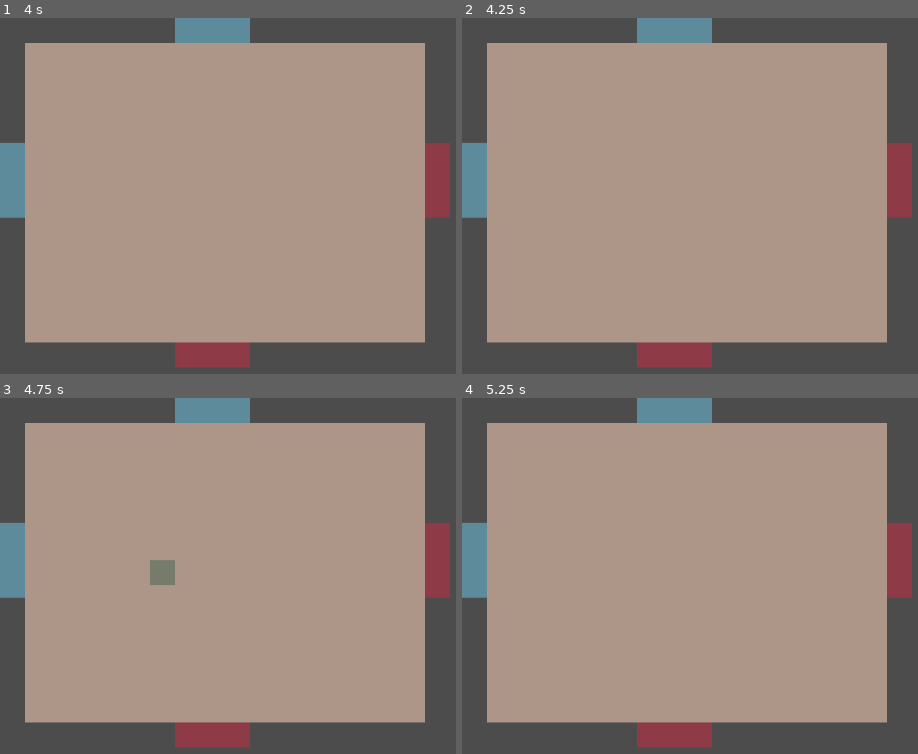
Above: before the commit, frames 1-4 (two rows, left to right).
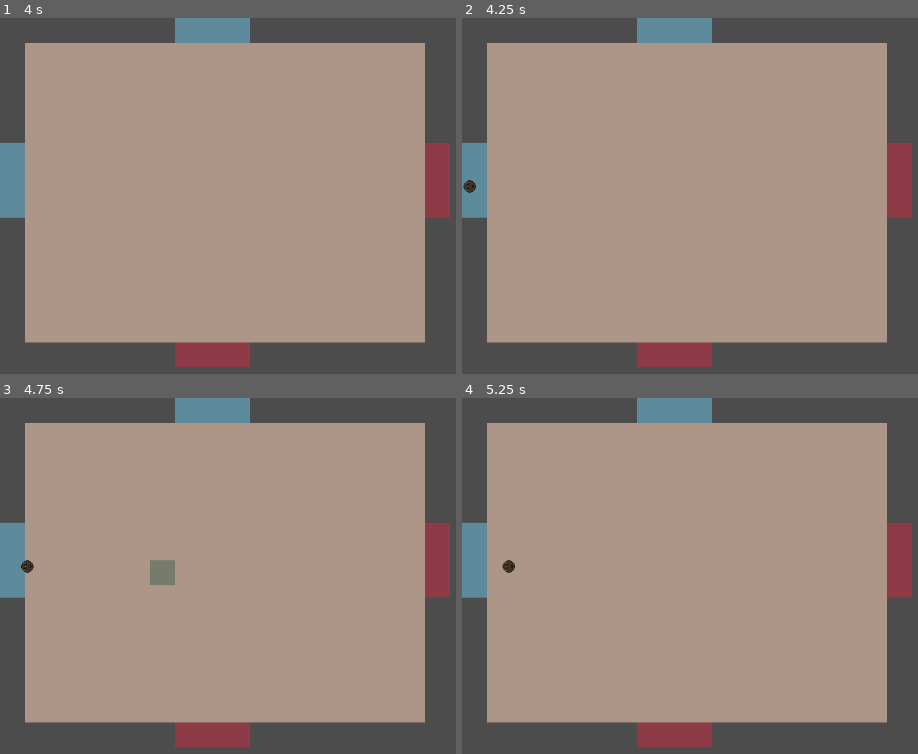
Above: after the commit, the same moments.

Repository: nolenroyalty/ReShape-TD
Game: Godot game, scene res://battlefield/Battlefield.tscn
The game is run twice, just before and just after one commit, with the same random seed, the same clock (stepped at 60 frames per second) and the same inputs. The project has no main scene, so this scene is started directly.
Inputs (mouse positions are in pixels of both pictures, inside the frame that each line leads up to):
- Up to frame 1 (4 s): tap Enter at 0.5, 2, 3.5 s; move the mouse to (223, 192) at 0.52 s; tap Space at 1.25, 2.75 s; move the mouse to (241, 274) at 1.27 s; move the mouse to (outside the picture) at 2.02 s; move the mouse to (360, 345) at 2.77 s; move the mouse to (outside the picture) at 3.52 s
- Up to frame 2 (4.25 s): tap Z (DEBUG_SPAWN, bound only after the commit) at 4.15 s
- Up to frame 3 (4.75 s): move the mouse to (159, 561) at 4.27 s
- Up to frame 4 (5.25 s): move the mouse to (899, 632) at 5.02 s

Frame 1 is identical in both runs. In frame 2, less than 0.1% of the frame differs, in the area x 0-4%, y 45-50%; in frame 3, less than 0.1%; in frame 4, less than 0.1%, in the area x 8-12%, y 45-50%.

Commit message:
basic creep movement

Diff:
--- a/battlefield/Battlefield.gd
+++ b/battlefield/Battlefield.gd
@@ -4,7 +4,10 @@
 onready var buildable = $BuildableGrid
 onready var grid = $PathingGrid
 
+var Creep = preload("res://creeps/CreepGeneric.tscn")
+
 var current_build_location = null
+var rng : RandomNumberGenerator = RandomNumberGenerator.new()
 
 # func can_currently_build(pos):
 # 	var relevant_positions = []
@@ -29,15 +32,40 @@
 		var offset = U.snap_to_grid(child.position)
 		assert(offset == child.position, "CHILD NOT ON GRID: %s" % [child])
 
+		var pp = len(child.pathable_points()) < 50
+		if pp: print(child)
 		for point in child.pathable_points():
 			point += offset
+			if pp: print(point)
 			all_points.append(point)
 
 	grid.init(all_points)
 
+func spawn_creep():
+	var i = rng.randi_range(0, 1)
+	var vertical = i == 0
+	var start
+	var end
+
+	if vertical:
+		start = $SpawnTop.get_random_point()
+		end = $DestBot.get_random_point()
+	else:
+		start = $SpawnLeft.get_random_point()
+		end = $DestRight.get_random_point()
+
+	var creep = Creep.instance()
+	creep.position = U.center(start)
+	creep.init(end)
+	add_child(creep)
+
+func _process(_delta):
+	if Input.is_action_just_pressed("DEBUG_SPAWN"):
+		spawn_creep()
 
 func _ready():
 	buildable.connect("mouse_buildable_grid_position", self, "move_building_indicator")
 	buildable.connect("mouse_left_buildable_grid", self, "hide_building_indicator")
 	init_pathing_grid()
 	U.GRID = grid
+	rng.randomize()
--- a/battlefield/Battlefield.tscn
+++ b/battlefield/Battlefield.tscn
@@ -9,6 +9,8 @@
 [ext_resource path="res://battlefield/BuildingIndicator.tscn" type="PackedScene" id=7]
 [ext_resource path="res://battlefield/BattlefieldBounds.gd" type="Script" id=8]
 [ext_resource path="res://battlefield/PathingGrid.tscn" type="PackedScene" id=9]
+[ext_resource path="res://battlefield/DestRight.gd" type="Script" id=10]
+[ext_resource path="res://battlefield/DestBot.gd" type="Script" id=11]
 
 [sub_resource type="RectangleShape2D" id=1]
 extents = Vector2( 288, 224 )
@@ -27,9 +29,11 @@
 
 [node name="DestRight" parent="." instance=ExtResource( 5 )]
 position = Vector2( 544, 160 )
+script = ExtResource( 10 )
 
 [node name="DestBot" parent="." instance=ExtResource( 6 )]
 position = Vector2( 224, 416 )
+script = ExtResource( 11 )
 
 [node name="BuildingIndicator" parent="." instance=ExtResource( 7 )]
 position = Vector2( 64, 64 )
--- a/battlefield/CreepArea.gd
+++ b/battlefield/CreepArea.gd
@@ -16,10 +16,14 @@
 func get_random_point():
 	var x = rng.randi_range(0, WIDTH - 1)
 	var y = rng.randi_range(0, HEIGHT - 1)
-	return U.v(x, y) * C.CELL_SIZE
+	return U.v(x, y) * C.CELL_SIZE + U.snap_to_grid(position)
 
 func _ready():
 	# Not sure if this is inherited otherwise
 	add_to_group("pathable")
 	rng = RandomNumberGenerator.new()
 	rng.randomize()
+
+func _on_Bounds_area_entered(area:Area2D):
+	print("Creep entered! %s <- %s" % [self, area.get_parent()])
+	area.get_parent().notify_reached_destination()
--- a/battlefield/CreepDestination.tscn
+++ b/battlefield/CreepDestination.tscn
@@ -15,9 +15,12 @@
 
 [node name="Bounds" type="Area2D" parent="." index="1"]
 collision_layer = 16
-collision_mask = 0
+collision_mask = 2
 input_pickable = false
 
 [node name="CollisionShape2D" type="CollisionShape2D" parent="Bounds" index="0"]
 position = Vector2( 192, 16 )
 shape = SubResource( 1 )
+
+[connection signal="area_entered" from="Bounds" to="." method="_on_Bounds_area_entered"]
+[connection signal="body_entered" from="Bounds" to="." method="_on_Bounds_body_entered"]
--- /dev/null
+++ b/battlefield/DestBot.gd
@@ -0,0 +1,5 @@
+extends CreepArea
+
+func _ready():
+	WIDTH = 6
+	HEIGHT = 2
--- /dev/null
+++ b/battlefield/DestRight.gd
@@ -0,0 +1,5 @@
+extends CreepArea
+
+func _ready():
+	WIDTH = 2
+	HEIGHT = 6
--- a/battlefield/PathingGrid.gd
+++ b/battlefield/PathingGrid.gd
@@ -23,6 +23,7 @@
 func compute_path(start, end):
 	# It might be nice to add some memoization here, partially for efficiency (maybe) but also
 	# so that everyone takes the same path when it's ambiguous.
+	print("%s -> %s" % [start, end])
 	return astar.get_point_path(_id_of_point(start), _id_of_point(end))
 
 func disable_points(points):
--- a/creeps/CreepGeneric.gd
+++ b/creeps/CreepGeneric.gd
@@ -2,6 +2,7 @@
 
 signal blocked
 signal died
+signal reached_destination
 
 enum S { SPAWNED, MOVING, BLOCKED, AT_DESTINATION, DYING }
 
@@ -23,8 +24,8 @@
 func determine_new_path():
 	var my_position = U.snap_to_grid(position)
 	var points = U.GRID.compute_path(my_position, destination)
-	if points[0] == my_position:
-		points.pop_front()
+	if points and points[0] == my_position:
+		points.remove(0)
 
 	var new_path = []
 	for point in points:
@@ -47,7 +48,7 @@
 func update_rotation(target):
 	# We default to facing DOWN, which is 90 degrees.
 	# If we get back 0 degrees, we want to rotate -90 degrees
-	rotation_degrees = rad2deg(position.angle_to_point(target)) - 90
+	rotation_degrees = rad2deg(position.angle_to_point(target)) + 90
 
 
 func handle_move():
@@ -77,6 +78,19 @@
 	emit_signal("died")
 	call_deferred("queue_free")
 
+var just_reached = false
+func handle_reached_destination():
+	# Eventually we'll want to stick around for a second and play an animation here
+	if just_reached:
+		return
+	just_reached = true
+
+	emit_signal("reached_destination")
+	call_deferred("queue_free")
+
+func notify_reached_destination():
+	state = S.AT_DESTINATION
+
 func _physics_process(_delta):
 	match state:
 		S.SPAWNED:
@@ -86,7 +100,7 @@
 		S.BLOCKED:
 			pass
 		S.AT_DESTINATION:
-			pass
+			handle_reached_destination()
 		S.DYING:
 			begin_dying()
 			call_deferred("queue_free")
@@ -100,3 +114,6 @@
 		S.BLOCKED:
 			update_current_path()
 			state = S.MOVING
+
+func init(dest):
+	destination = dest
--- a/creeps/CreepGeneric.tscn
+++ b/creeps/CreepGeneric.tscn
@@ -7,7 +7,7 @@
 radius = 8.0
 
 [sub_resource type="CircleShape2D" id=2]
-radius = 4.0
+radius = 2.0
 
 [node name="Creep" type="KinematicBody2D" groups=["creep"]]
 collision_layer = 2
--- a/project.godot
+++ b/project.godot
@@ -66,6 +66,14 @@
 "svg/scale": 1.0
 }
 
+[input]
+
+DEBUG_SPAWN={
+"deadzone": 0.5,
+"events": [ Object(InputEventKey,"resource_local_to_scene":false,"resource_name":"","device":0,"alt":false,"shift":false,"control":false,"meta":false,"command":false,"pressed":false,"scancode":90,"physical_scancode":0,"unicode":0,"echo":false,"script":null)
+ ]
+}
+
 [layer_names]
 
 2d_physics/layer_1="tower"
Not shown: 1 places in battlefield/Battlefield.tscn that only renumber resources
